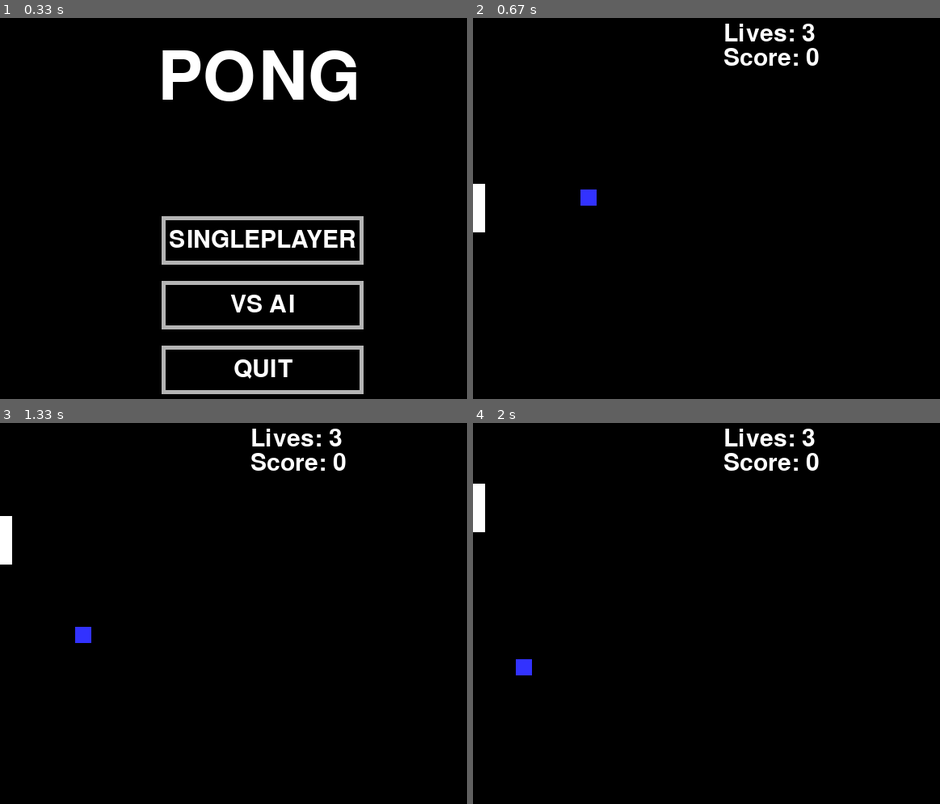
Above: before the commit, frames 1-4 (two rows, left to right).
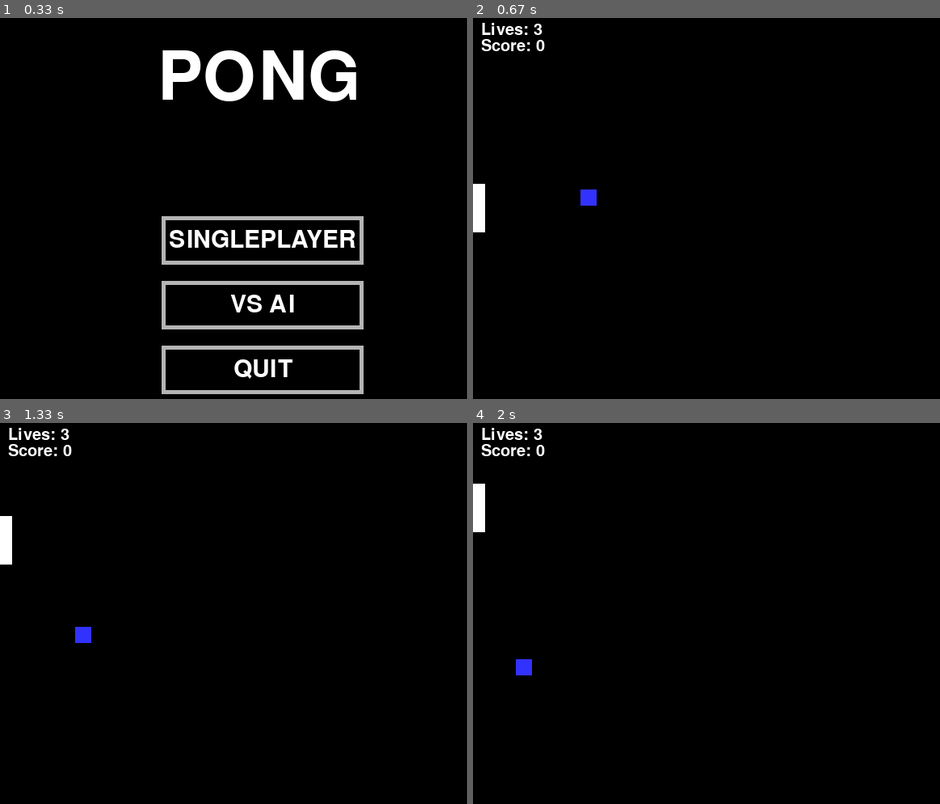
Above: after the commit, the same moments.

Repository: cduck1/duke-classwork
Game: pygame game, started from PyGame/pong/finished pong.py
Same seed, same stepped clock (60 frames per second), same inputs: the game is played once before the commit and once after it.
Inputs (mouse positions are in pixels of both pictures, inside the frame that each line leads up to):
- Up to frame 1 (0.33 s): no input
- Up to frame 2 (0.67 s): click (711, 223) at 0.38 s
- Up to frame 3 (1.33 s): hold Up 0.67-1.13 s; move the mouse to (261, 636) at 0.7 s; hold Down from 1.17 s (still down)
- Up to frame 4 (2 s): release Down at 1.47 s; hold Up 1.5-1.87 s; hold Down from 1.9 s (still down)

Frame 1 is identical in both runs. In frame 2, 1.2% of the frame differs, in the area x 1-75%, y 1-13%; in frame 3, 1.2%; in frame 4, 1.2%.

Commit message:
Update finished pong.py

Diff:
--- a/PyGame/pong/finished pong.py
+++ b/PyGame/pong/finished pong.py
@@ -122,14 +122,14 @@
         pygame.draw.rect(screen, WHITE, (x_padd, y_padd, padd_width, padd_length))
 
         # -- display score (glitches when the ball goes off the left of the screen
-        font = pygame.font.Font(None, 45)
+        font = pygame.font.Font(None, 30)
         text = font.render("Score: " + str(score), 1, WHITE)
-        screen.blit(text, (310, 40))
+        screen.blit(text, (10, 30))
 
         # -- display lives
-        font = pygame.font.Font(None, 45)
+        font = pygame.font.Font(None, 30)
         text = font.render("Lives: " + str(lives), 1, WHITE)
-        screen.blit(text, (310, 10))
+        screen.blit(text, (10, 10))
 
         # -- getting the game to end when lives = 0
         if lives == 0:
@@ -238,9 +238,9 @@
             x_offset = x_offset * -1
 
         # -- getting the ai to track the ball
-        if ai_y_padd + 5 < y_val:
+        if ai_y_padd < y_val:
             ai_y_padd = ai_y_padd + 2
-        elif ai_y_padd - 5 > y_val:
+        elif ai_y_padd > y_val:
             ai_y_padd = ai_y_padd - 2
 
         # -- Screen background is BLACK
